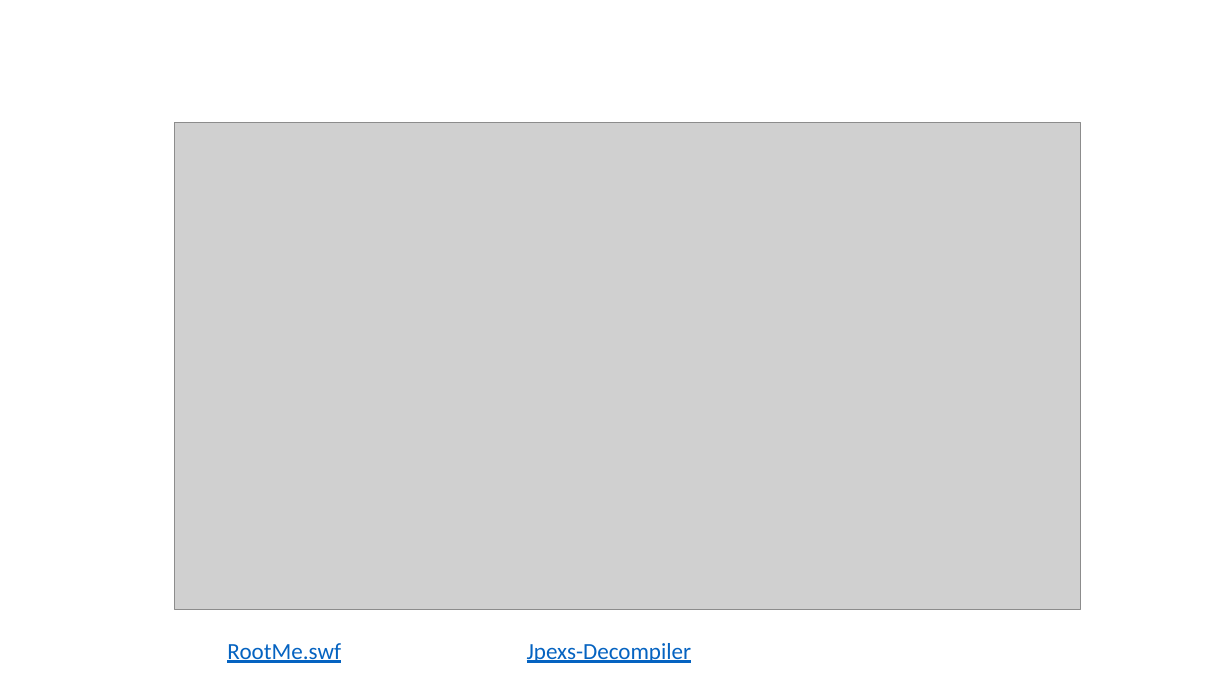
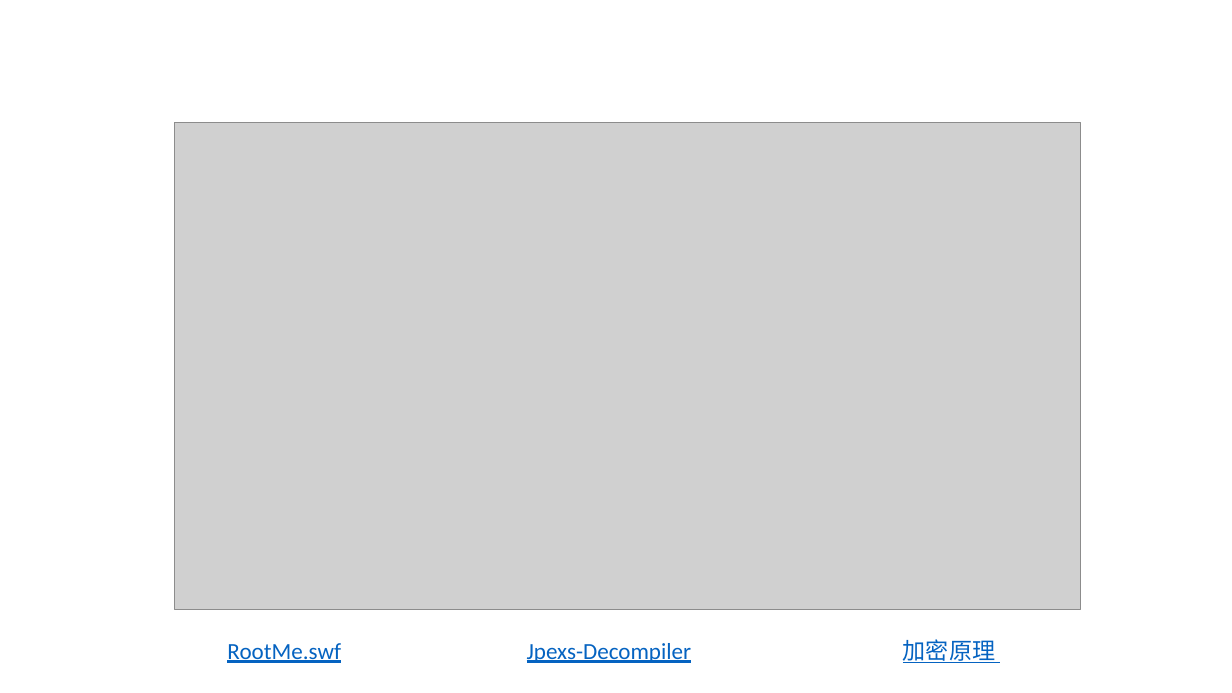
Before and after one commit to EXP-Docs/CTF-Solving-Reports, a slide deck: slide 12 of rootme/Web-Client/[11] [40P] Flash - Authentication/[CTF 解题报告] Flash - Authentication.pptx. Drawn at 1232x693 pixels with LibreOffice and Linux fonts; fonts in the diff are those of the drawing; grey boxes stand for pictures; background and template pictures are left out. Boxes give left, top, right and bottom in pixels: in the first picture for what was removed or moved away, otherwise in the second. Text is boxed around its words. In the diff, an @@ line names an element or a change of style, - is before the commit and + after.

```diff
--- a/rootme/Web-Client/[11] [40P] Flash - Authentication/[CTF 解题报告] Flash - Authentication.pptx
+++ b/rootme/Web-Client/[11] [40P] Flash - Authentication/[CTF 解题报告] Flash - Authentication.pptx
@@ text "👉 RootMe.swf 👉 Jpexs-Decompiler 👉 ..." at (227, 639, 995, 663): text colour #FFFFFF to #0563C1, underline on in "加密原理" @@
```
Also in this commit, not shown: 1 other slide changed.
